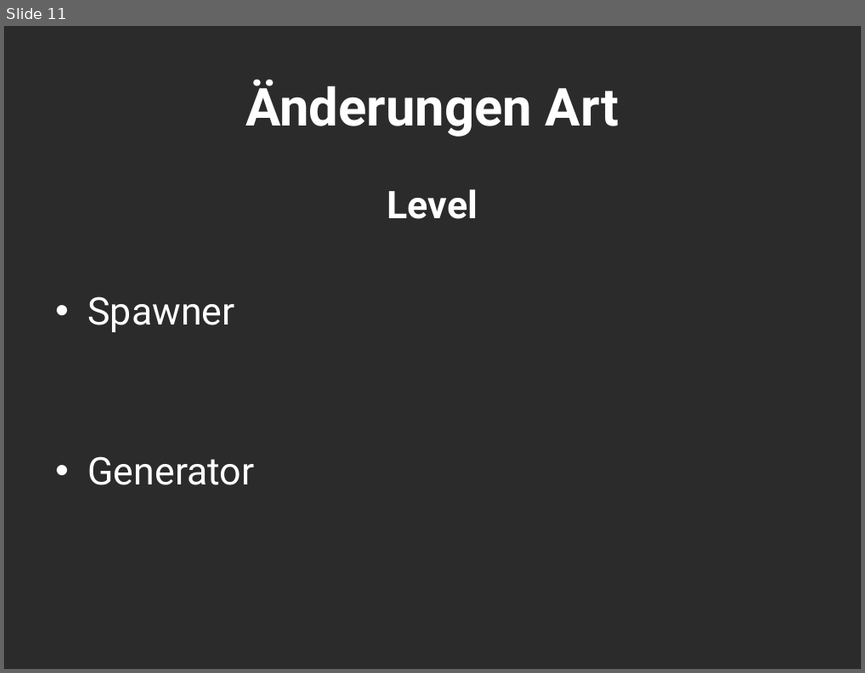
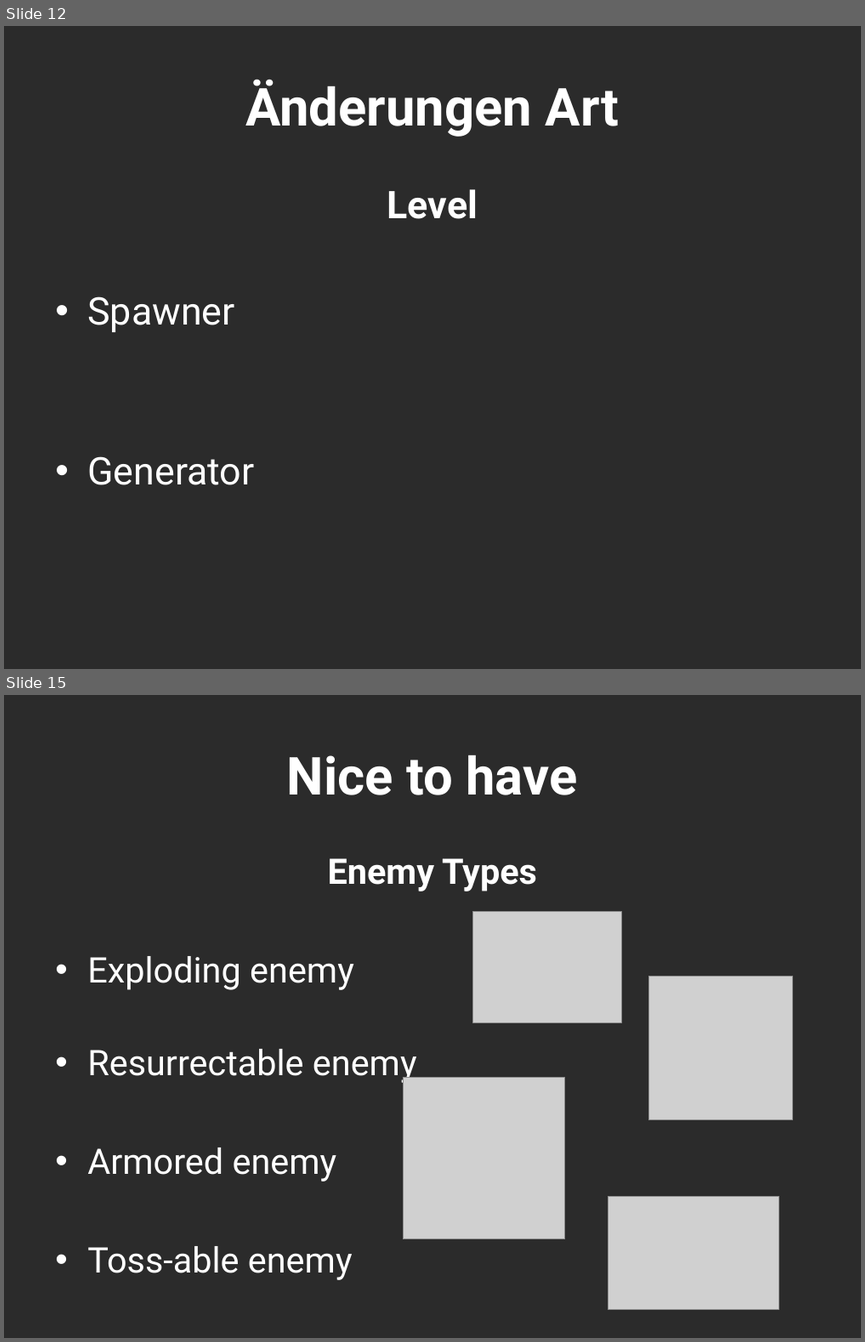
Before and after one commit to Assertores/HammerMan, a slide deck: Documentation/PowerPoint/HammerjaegerGate02.pptx. Shown one above the other, each under a label of ours: slide 11 before the commit, slides 12 and 15 after it; the slides between them are not shown. The pictures are 865x673 and 865x1342 pixels, drawn with LibreOffice and Linux fonts; fonts in the diff are those of the drawing; grey boxes stand for pictures; background and template pictures are left out; a plain dark background stands for a picture behind light text. Boxes give left, top, right and bottom in pixels: in the first picture for what was removed or moved away, otherwise in the second. Text is boxed around its words. In the diff, an @@ line names an element or a change of style, - is before the commit and + after.

```diff
--- a/Documentation/PowerPoint/HammerjaegerGate02.pptx
+++ b/Documentation/PowerPoint/HammerjaegerGate02.pptx
@@ slide 15 added at [4,695,861,1338], background picture (left out) @@
@@ title added at [287,755,577,795], 44 pt, text #FFFFFF, bold @@
+Nice to have
@@ text added at [87,858,537,1280], 29.6 pt, text #FFFFFF @@
+Enemy Types
+• Exploding enemy
+• Resurrectable enemy
+• Armored enemy
+• Toss-able enemy
@@ picture added at [472,911,621,1022] @@
@@ picture added at [648,976,792,1120] @@
@@ picture added at [403,1077,564,1239] @@
@@ picture added at [608,1197,778,1310] @@
@@ what was slide 11 is now slide 12 @@
```
Also in this commit, not shown: 8 slides changed, 2 other slides added, 13 other files.
